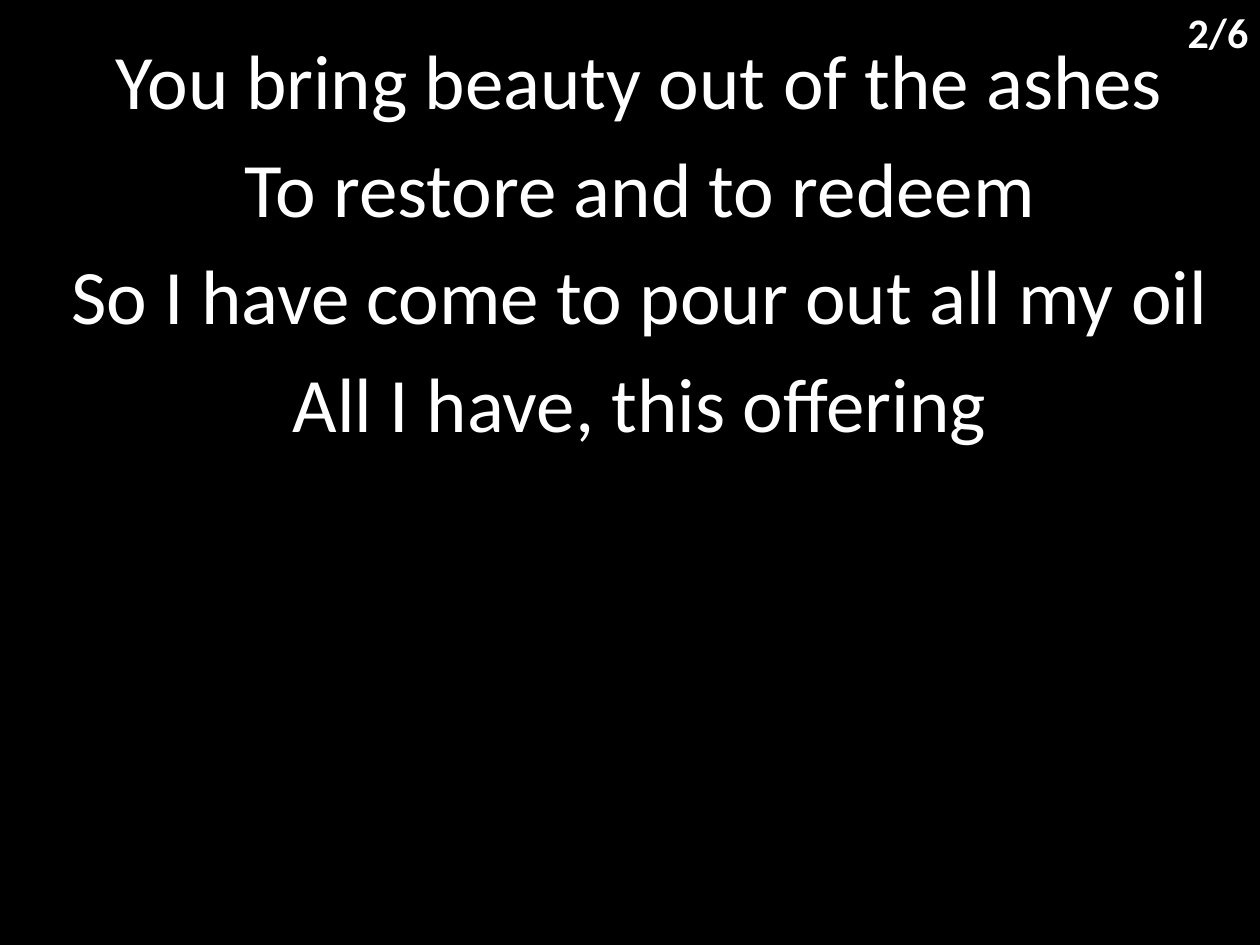
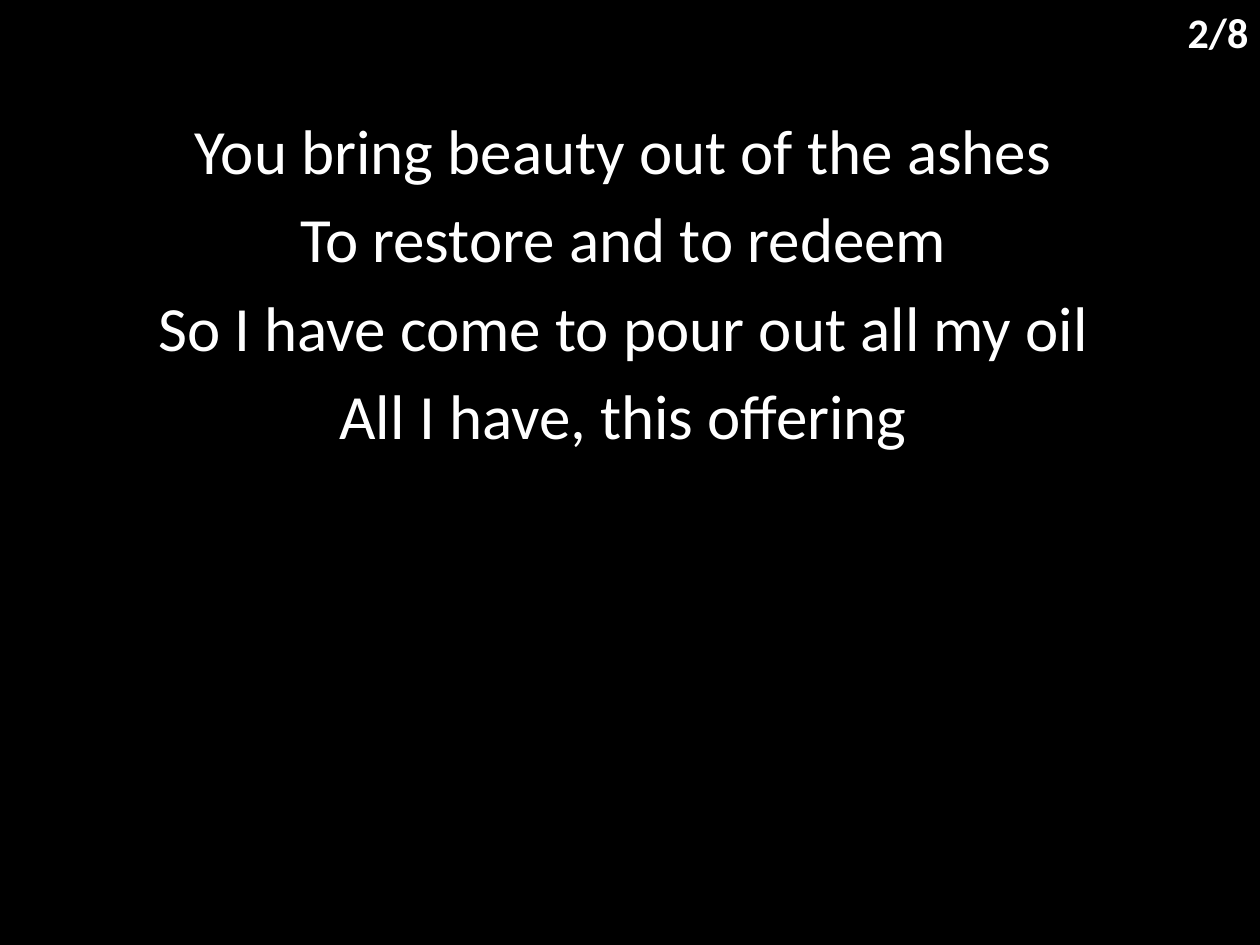
Before and after one commit to hoo-are-ya/worship, a slide deck: slide 3 of docs/songs/i love you lord - to my king.pptx. Drawn at 1260x945 pixels with LibreOffice and Linux fonts; fonts in the diff are those of the drawing. Boxes give left, top, right and bottom in pixels: in the first picture for what was removed or moved away, otherwise in the second. Text is boxed around its words. In the diff, an @@ line names an element or a change of style, - is before the commit and + after.

```diff
--- a/docs/songs/i love you lord - to my king.pptx
+++ b/docs/songs/i love you lord - to my king.pptx
@@ text at (1188,18,1249,50): text changed @@
-2/6
+2/8
@@ subtitle "You bring beauty out of ...": place and size @@
-subtitle "You bring beauty out of ..." at (71,55,1207,446)
+subtitle "You bring beauty out of ..." at (158,130,1088,450)
@@ subtitle "You bring beauty out of ..." at (158,130,1088,450): size 44 to 36 pt; less space between paragraphs @@
```
Also in this commit, not shown: 5 other slides changed, 2 slides added, 5 other files.
